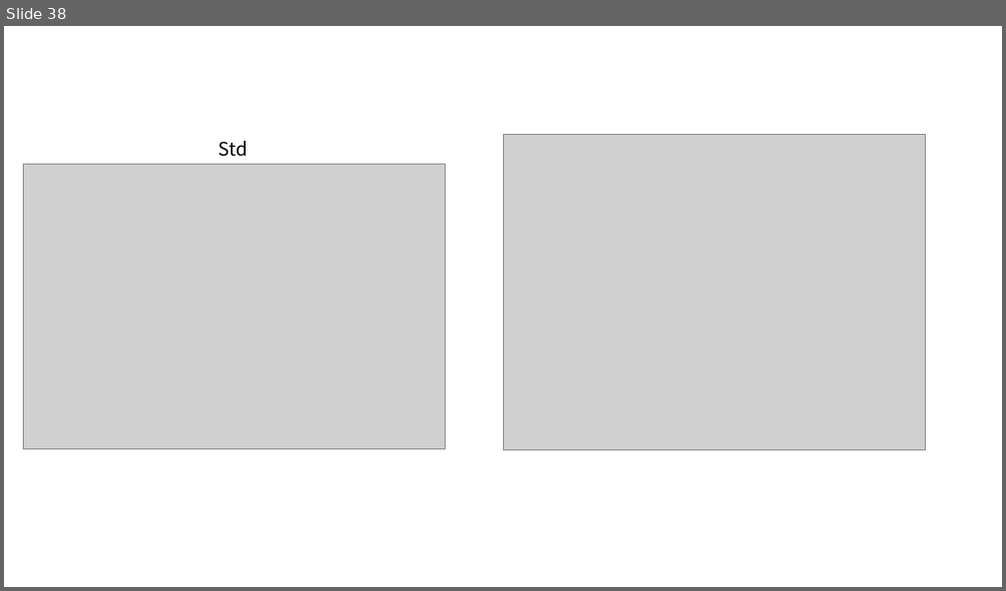
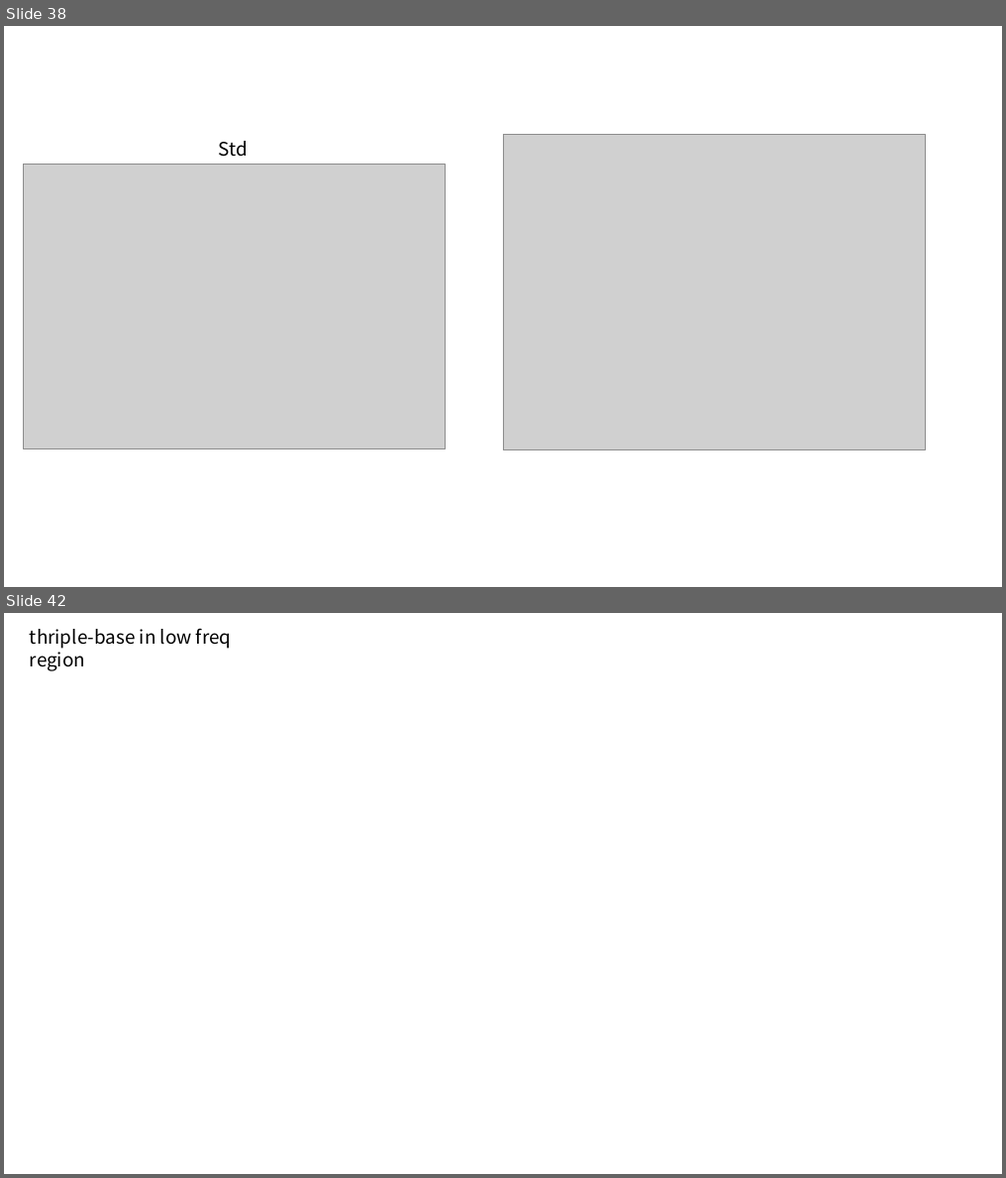
Before and after one commit to young55775/Genetorch-developing, a slide deck: discussion.pptx. Shown one above the other, each under a label of ours: slide 38 before the commit, slides 38 and 42 after it; the slides between them are not shown. The pictures are 1006x591 and 1006x1178 pixels, drawn with LibreOffice and Linux fonts; fonts in the diff are those of the drawing; grey boxes stand for pictures; background and template pictures are left out. Boxes give left, top, right and bottom in pixels: in the first picture for what was removed or moved away, otherwise in the second. Text is boxed around its words. In the diff, an @@ line names an element or a change of style, - is before the commit and + after.

```diff
--- a/discussion.pptx
+++ b/discussion.pptx
@@ slide 42 added at (4, 613, 1002, 1174), background picture (left out) @@
@@ text added at (30, 628, 231, 671), 18 pt, text #000000 @@
+thriple-base in low freq region
```
Also in this commit, not shown: 8 other slides added, 1 slide removed, 1 other file.
